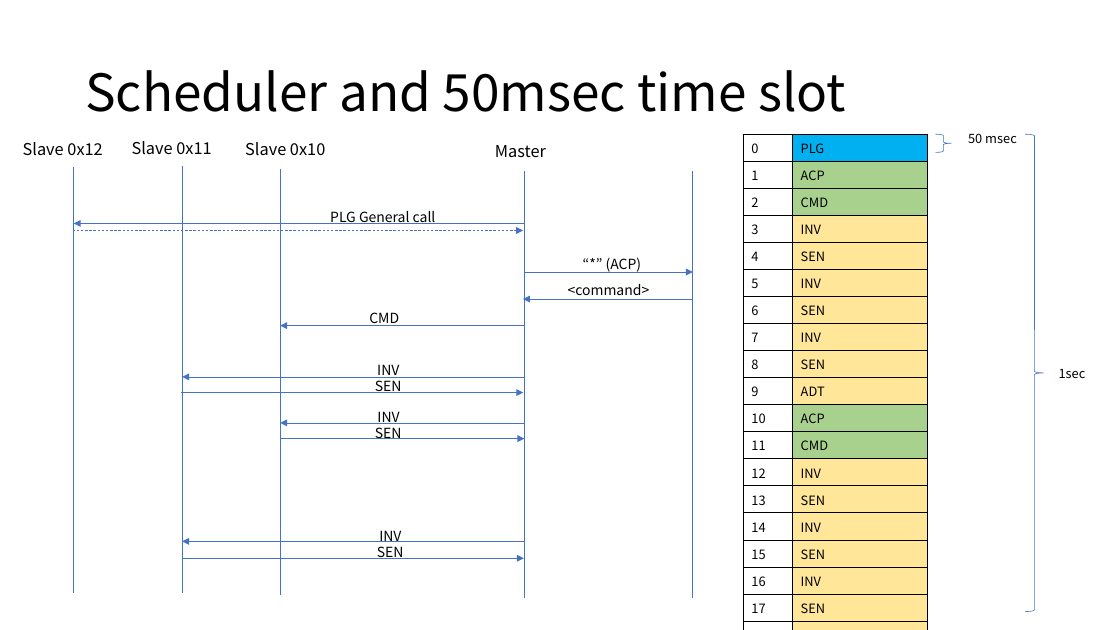
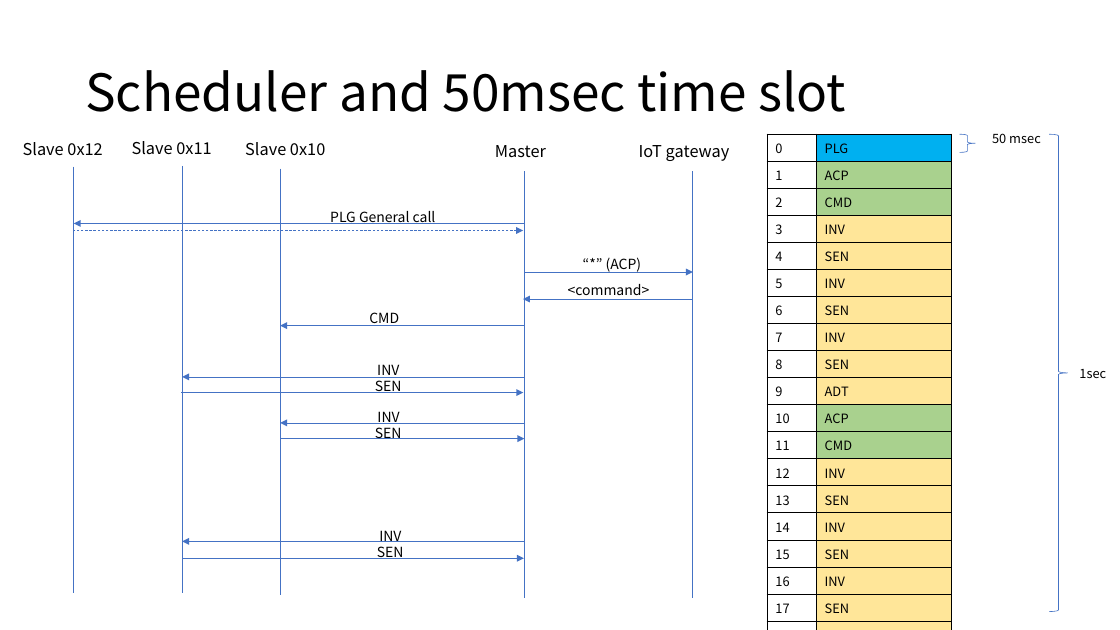
Before and after one commit to araobp/sensor-network, a slide deck: slide 5 of doc/I2C_BACKPLANE_SPEC.pptx. Drawn at 1120x630 pixels with LibreOffice and Linux fonts; fonts in the diff are those of the drawing. Boxes give left, top, right and bottom in pixels: in the first picture for what was removed or moved away, otherwise in the second. Text is boxed around its words. In the diff, an @@ line names an element or a change of style, - is before the commit and + after.

```diff
--- a/doc/I2C_BACKPLANE_SPEC.pptx
+++ b/doc/I2C_BACKPLANE_SPEC.pptx
@@ text added at box(639, 145, 730, 161), 14 pt, text #000000 @@
+IoT gateway
@@ 2 right braces, 1 table, 1 text: place and size @@
-2 right braces, 1 table, 1 text at box(744, 133, 1044, 617)
+2 right braces, 1 table, 1 text at box(767, 133, 1068, 617)
@@ text "1sec": place and size @@
-text "1sec" at box(1059, 369, 1086, 378)
+text "1sec" at box(1079, 369, 1106, 378)
```
Also in this commit, not shown: 3 other slides changed, 1 slide removed, 16 other files.
